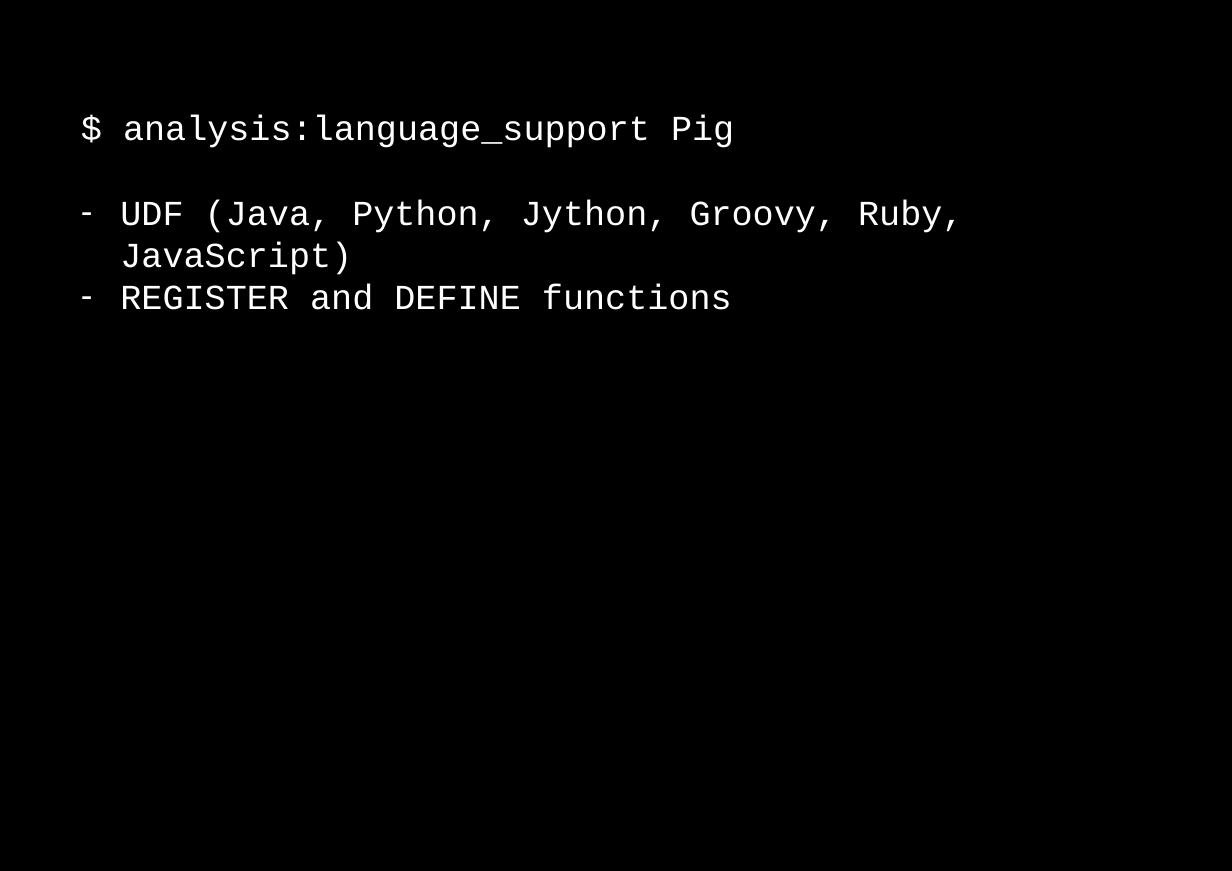
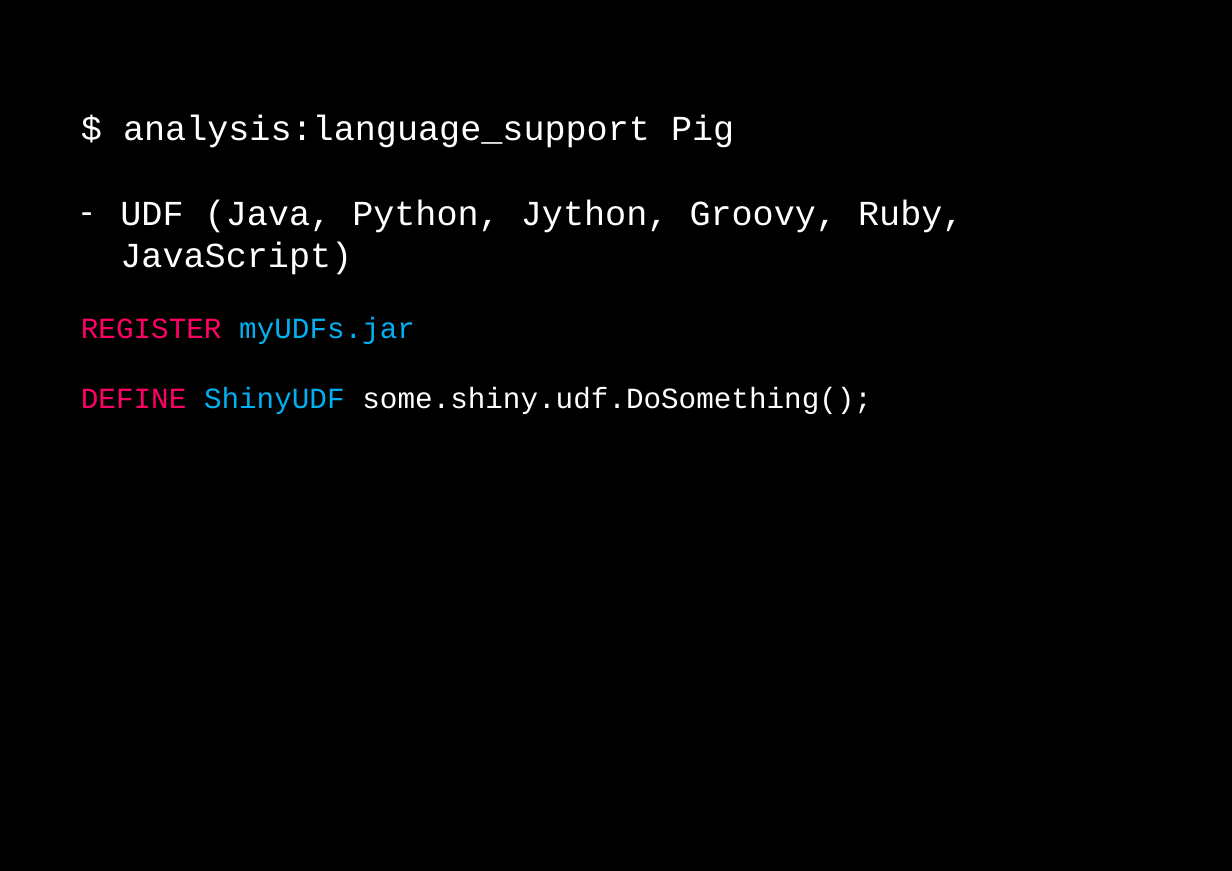
Before and after one commit to dzamurovic/coding-serbia-2014, a slide deck: slide 49 of coding-serbia.pptx. Drawn at 1232x871 pixels with LibreOffice and Linux fonts; fonts in the diff are those of the drawing. Boxes give left, top, right and bottom in pixels: in the first picture for what was removed or moved away, otherwise in the second. Text is boxed around its words. In the diff, an @@ line names an element or a change of style, - is before the commit and + after.

Commit message:
Working on presentation.

```diff
--- a/coding-serbia.pptx
+++ b/coding-serbia.pptx
@@ rectangle "$ analysis:language_support Pig": place and size @@
-rectangle "$ analysis:language_support Pig" at box(60, 96, 1180, 287)
+rectangle "$ analysis:language_support Pig" at box(60, 96, 1180, 387)
@@ text in rectangle at box(81, 317, 872, 414): text changed; size 24 to 20 pt @@
-– REGISTER and DEFINE functions
+REGISTER myUDFs.jar
+DEFINE ShinyUDF some.shiny.udf.DoSomething();
```
